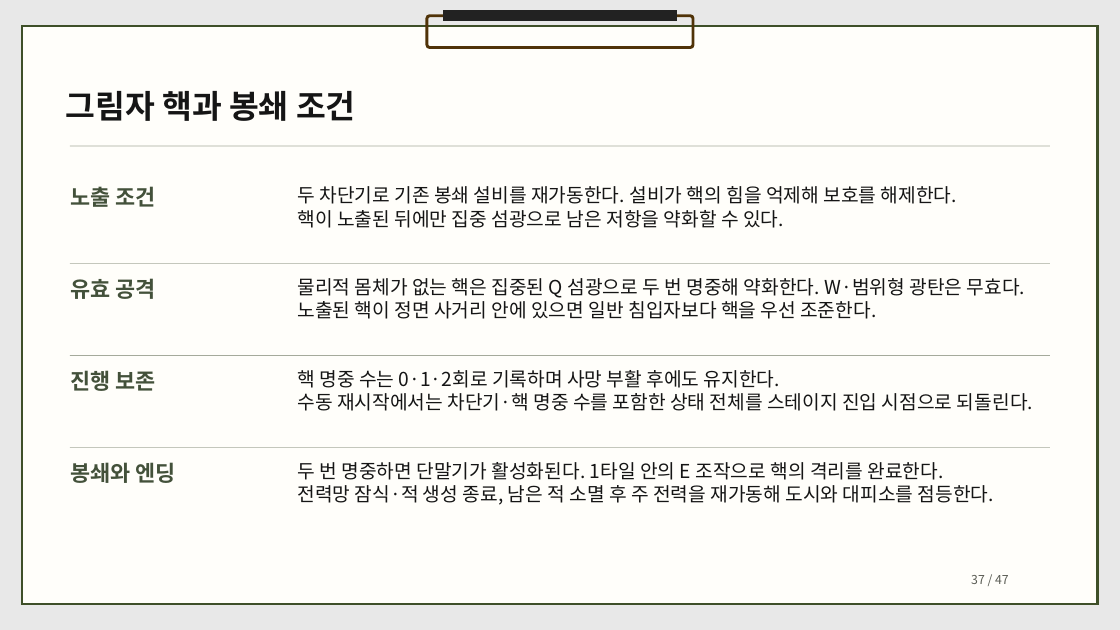
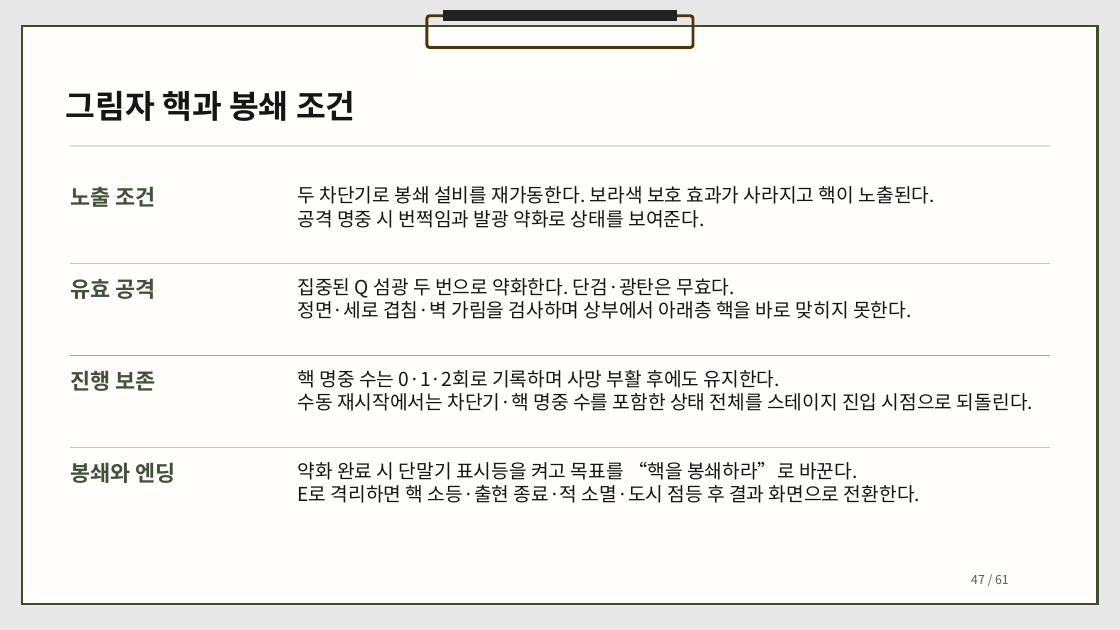
Before and after one commit to dbguswh/2Dgame_project, a slide deck: slide 47 of 2D게임프로그래밍 기획서.pptx (slide 37 before the commit). Drawn at 1120x630 pixels with LibreOffice and Linux fonts; fonts in the diff are those of the drawing. Boxes give left, top, right and bottom in pixels: in the first picture for what was removed or moved away, otherwise in the second. Text is boxed around its words. In the diff, an @@ line names an element or a change of style, - is before the commit and + after.

```diff
--- a/2D게임프로그래밍 기획서.pptx
+++ b/2D게임프로그래밍 기획서.pptx
@@ text at (297, 186, 935, 228): text changed @@
-두 차단기로 기존 봉쇄 설비를 재가동한다. 설비가 핵의 힘을 억제해 보호를 해제한다.
-핵이 노출된 뒤에만 집중 섬광으로 남은 저항을 약화할 수 있다.
+두 차단기로 봉쇄 설비를 재가동한다. 보라색 보호 효과가 사라지고 핵이 노출된다.
+공격 명중 시 번쩍임과 발광 약화로 상태를 보여준다.
@@ text at (297, 278, 911, 319): text changed @@
-물리적 몸체가 없는 핵은 집중된 Q 섬광으로 두 번 명중해 약화한다. W·범위형 광탄은 무효다.
-노출된 핵이 정면 사거리 안에 있으면 일반 침입자보다 핵을 우선 조준한다.
+집중된 Q 섬광 두 번으로 약화한다. 단검·광탄은 무효다.
+정면·세로 겹침·벽 가림을 검사하며 상부에서 아래층 핵을 바로 맞히지 못한다.
@@ text at (297, 462, 920, 503): text changed @@
-두 번 명중하면 단말기가 활성화된다. 1타일 안의 E 조작으로 핵의 격리를 완료한다.
-전력망 잠식·적 생성 종료, 남은 적 소멸 후 주 전력을 재가동해 도시와 대피소를 점등한다.
+약화 완료 시 단말기 표시등을 켜고 목표를 “핵을 봉쇄하라”로 바꾼다.
+E로 격리하면 핵 소등·출현 종료·적 소멸·도시 점등 후 결과 화면으로 전환한다.
@@ text at (971, 575, 1009, 584): text changed @@
-37 / 47
+47 / 61
```
Also in this commit, not shown: 45 other slides changed, 14 slides added, 1 other file.
